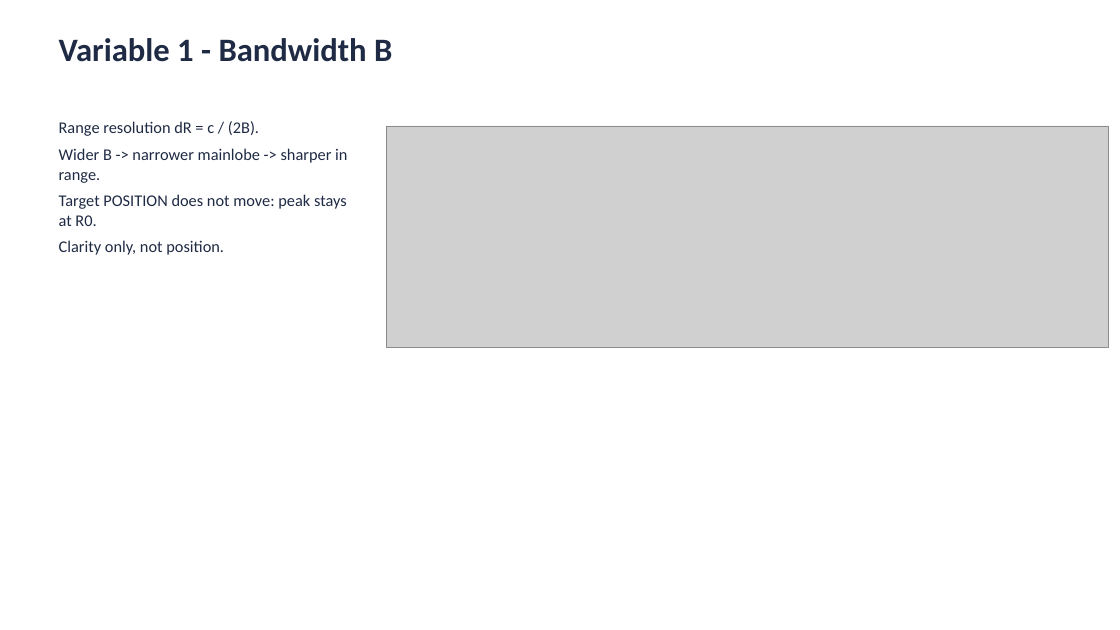
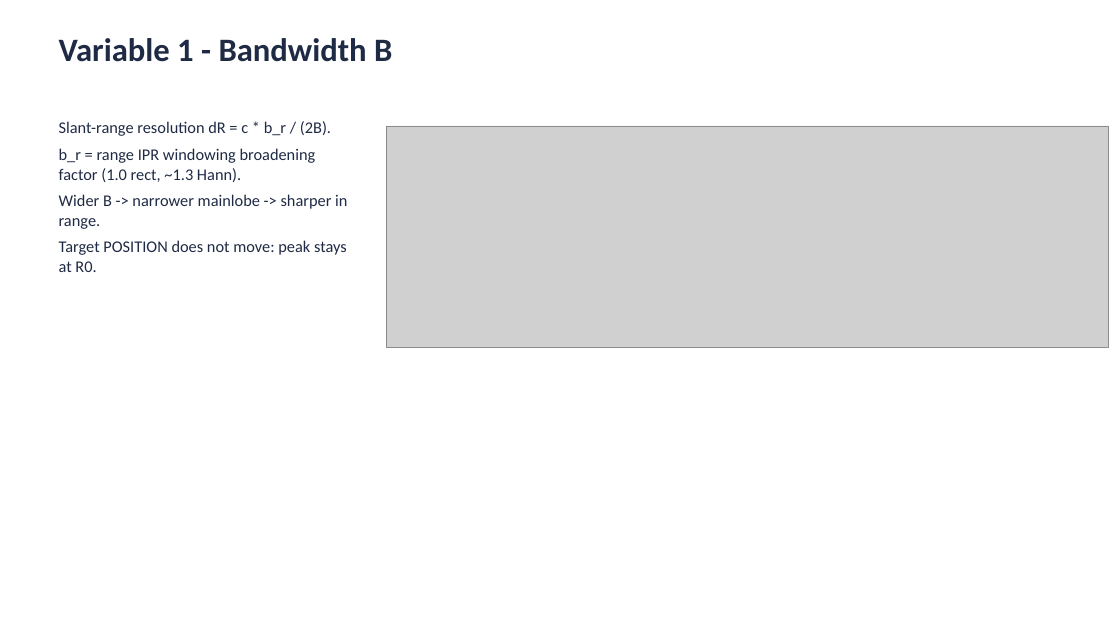
Before and after one commit to notmaineyy/range_doppler, a slide deck: slide 7 of task1_slides.pptx. Drawn at 1120x630 pixels with LibreOffice and Linux fonts; fonts in the diff are those of the drawing; grey boxes stand for pictures. Boxes give left, top, right and bottom in pixels: in the first picture for what was removed or moved away, otherwise in the second. Text is boxed around its words. In the diff, an @@ line names an element or a change of style, - is before the commit and + after.

```diff
--- a/task1_slides.pptx
+++ b/task1_slides.pptx
@@ text at [59,121,331,182]: text changed @@
-Range resolution dR = c / (2B).
+Slant-range resolution dR = c * b_r / (2B).
+b_r = range IPR windowing broadening factor (1.0 rect, ~1.3 Hann).
@@ text at [59,240,224,255]: paragraph removed @@
-Clarity only, not position.
```
Also in this commit, not shown: 7 other slides changed, 1 slide added, 17 other files.
